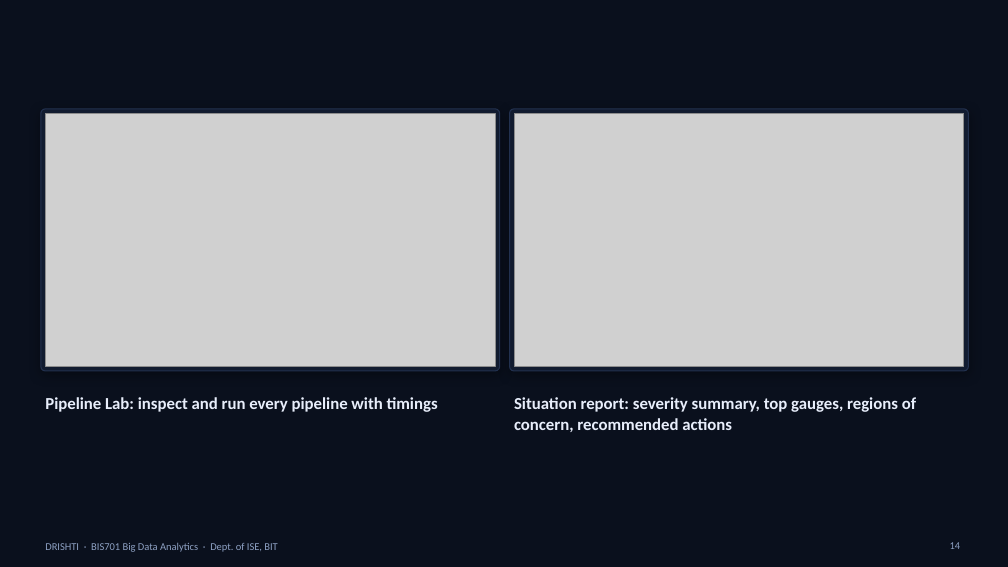
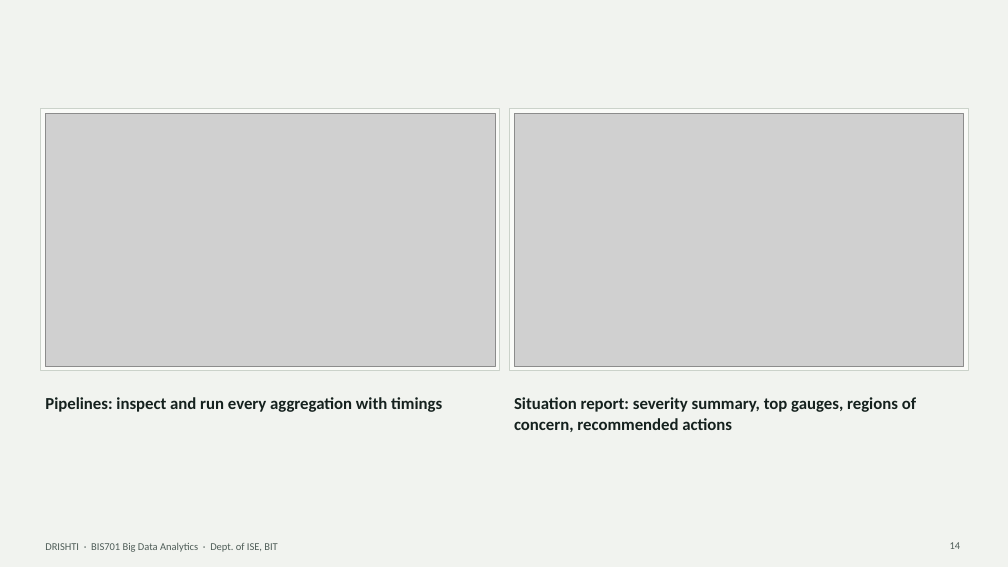
Before and after one commit to mevichitra/drishti-disaster-intelligence, a slide deck: slide 14 of docs/DRISHTI_BDA_Presentation.pptx. Drawn at 1008x567 pixels with LibreOffice and Linux fonts; fonts in the diff are those of the drawing; grey boxes stand for pictures. Boxes give left, top, right and bottom in pixels: in the first picture for what was removed or moved away, otherwise in the second. Text is boxed around its words. In the diff, an @@ line names an element or a change of style, - is before the commit and + after.

Commit message:
Redesign UI on a documented design system (flood-bulletin aesthetic); restyle deck

```diff
--- a/docs/DRISHTI_BDA_Presentation.pptx
+++ b/docs/DRISHTI_BDA_Presentation.pptx
@@ background #0A101D to #F1F3EF @@
@@ rectangle at bbox=[41, 109, 500, 371]: rounded rectangle to rectangle; fill #111B2F to #FAFBF8; outline #22314F 1 pt to #CBD2CA 1 pt; shadow off @@
@@ rectangle at bbox=[510, 109, 969, 371]: rounded rectangle to rectangle; fill #111B2F to #FAFBF8; outline #22314F 1 pt to #CBD2CA 1 pt; shadow off @@
@@ text at bbox=[45, 397, 442, 412]: text changed; text colour #E8EEFB to #15211E @@
-Pipeline Lab: inspect and run every pipeline with timings
+Pipelines: inspect and run every aggregation with timings
@@ text "Situation report: severity summary, top ..." at bbox=[514, 397, 916, 432]: text colour #E8EEFB to #15211E @@
@@ text "DRISHTI · BIS701 Big Data ..." at bbox=[45, 543, 277, 552]: text colour #8DA0C2 to #4F5D58 @@
@@ page number at bbox=[950, 542, 961, 549]: text colour #8DA0C2 to #4F5D58 @@
```
Also in this commit, not shown: 17 other slides changed, 30 other files.
